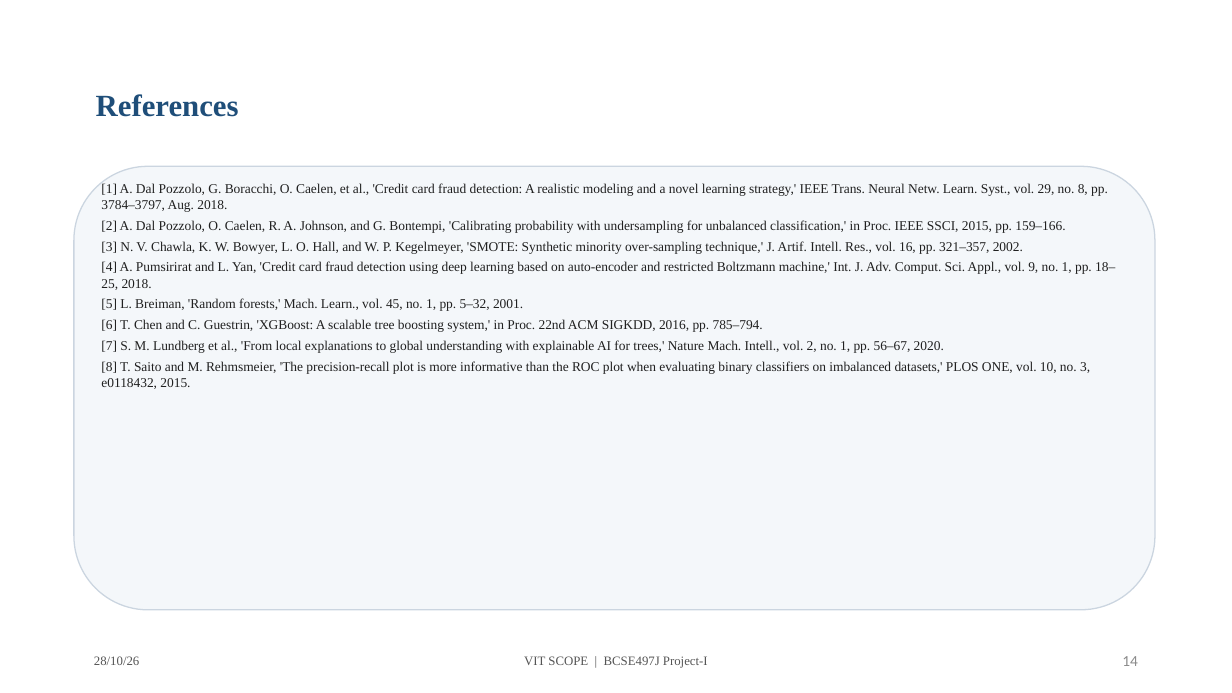
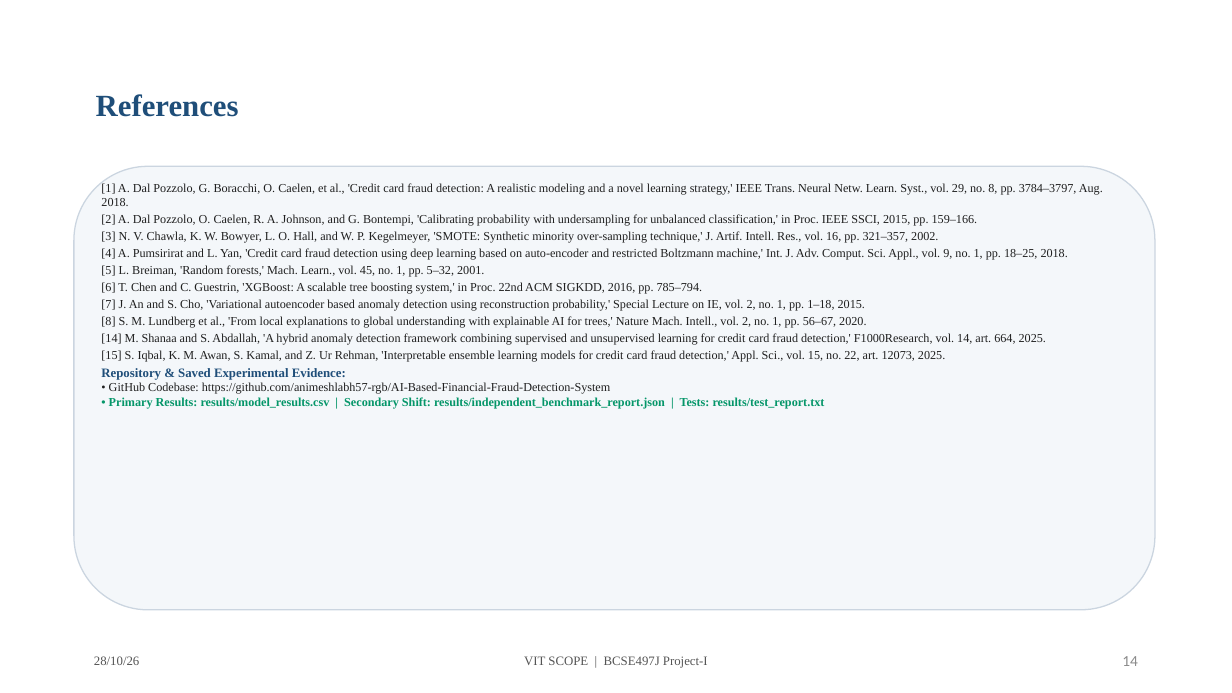
Before and after one commit to animeshlabh57-rgb/AI-Based-Financial-Fraud-Detection-System, a slide deck: slide 14 of docs/Review 3- 28-10- 2026 (1).pptx. Drawn at 1232x693 pixels with LibreOffice and Linux fonts; fonts in the diff are those of the drawing. Boxes give left, top, right and bottom in pixels: in the first picture for what was removed or moved away, otherwise in the second. Text is boxed around its words. In the diff, an @@ line names an element or a change of style, - is before the commit and + after.

Commit message:
Align Review 3 presentation with downloaded repository code and audit guidelines

```diff
--- a/docs/Review 3- 28-10- 2026 (1).pptx
+++ b/docs/Review 3- 28-10- 2026 (1).pptx
@@ text at (x1=101, y1=182, x2=1103, y2=294): size 10.5 to 9.5 pt in "[1] A. Dal Pozzolo, G. Boracchi, O. ...", "[2] A. Dal Pozzolo, O. Caelen, R. ...", "[3] N. V. Chawla, K. W. Bowyer, ...", "[4] A. Pumsirirat and L. Yan, 'Credit ..." and 2 more places @@
@@ text at (x1=101, y1=299, x2=1046, y2=409): text changed; size 10.5 to 9.5 pt @@
-[7] S. M. Lundberg et al., 'From local explanations to global understanding with explainable AI for trees,' Nature Mach. Intell., vol. 2, no. 1, pp. 56–67, 2020.
-[8] T. Saito and M. Rehmsmeier, 'The precision-recall plot is more informative than the ROC plot when evaluating binary classifiers on imbalanced datasets,' PLOS ONE, vol. 10, no. 3, e0118432, 2015.
+[7] J. An and S. Cho, 'Variational autoencoder based anomaly detection using reconstruction probability,' Special Lecture on IE, vol. 2, no. 1, pp. 1–18, 2015.
+[8] S. M. Lundberg et al., 'From local explanations to global understanding with explainable AI for trees,' Nature Mach. Intell., vol. 2, no. 1, pp. 56–67, 2020.
+[14] M. Shanaa and S. Abdallah, 'A hybrid anomaly detection framework combining supervised and unsupervised learning for credit card fraud detection,' F1000Research, vol. 14, art. 664, 2025.
+[15] S. Iqbal, K. M. Awan, S. Kamal, and Z. Ur Rehman, 'Interpretable ensemble learning models for credit card fraud detection,' Appl. Sci., vol. 15, no. 22, art. 12073, 2025.
+Repository & Saved Experimental Evidence:
+• GitHub Codebase: https://github.com/animeshlabh57-rgb/AI-Based-Financial-Fraud-Detection-System
+• Primary Results: results/model_results.csv | Secondary Shift: results/independent_benchmark_report.json | Tests: results/test_report.txt
```
Also in this commit, not shown: 13 other slides changed, 4 slides added, 5 other files.
